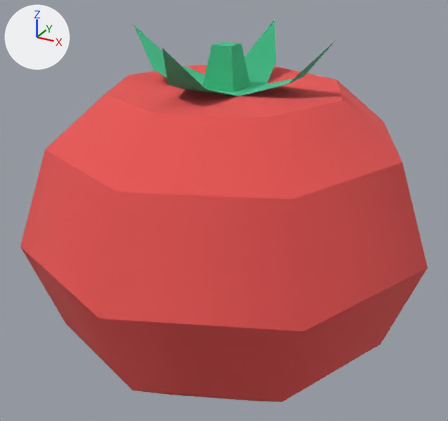
Before and after pictures for a commit that changed the glTF model public/assets/models/food/tomato.GLB.
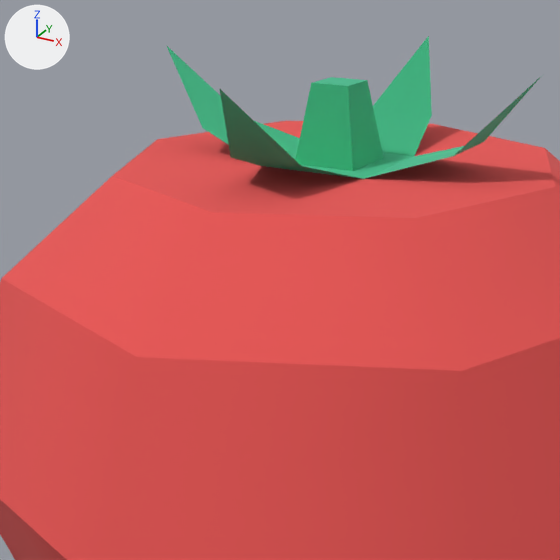
Each version is shown whole from a 50 mm camera at (0.1163, -0.2136, 0.1701) aimed at (0.0001, -0.0022, 0.0644), then close up on the part from 10% to 77% of the width and 0% to 72% of the height. Lighting does not change. The marker at upper left points along +X, +Y and +Z. Vertices at the same position are counted once.

The scene before the commit, as lines of its bpy script (objects in view):
```python
me_mesh_tomato_007 = bpy.data.meshes.new('Mesh tomato.007')
me_mesh_tomato_007.from_pydata(...)  # 64 vertices, 112 faces; spans x -0.085..0.085, y -0.085..0.085, z 0.0..0.138
# faces by material slot: [82, 30]
me_mesh_tomato_007.materials.append(mat_red_086)  # red #e85553
me_mesh_tomato_007.materials.append(mat_green_134)  # green #6adbb2
ob_tomato_002 = bpy.data.objects.new('tomato.002', me_mesh_tomato_007)
ob_tomato_002.location = (0.0, 0.0, 0.0)
```
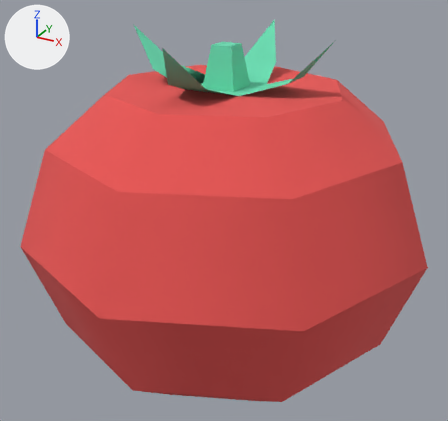
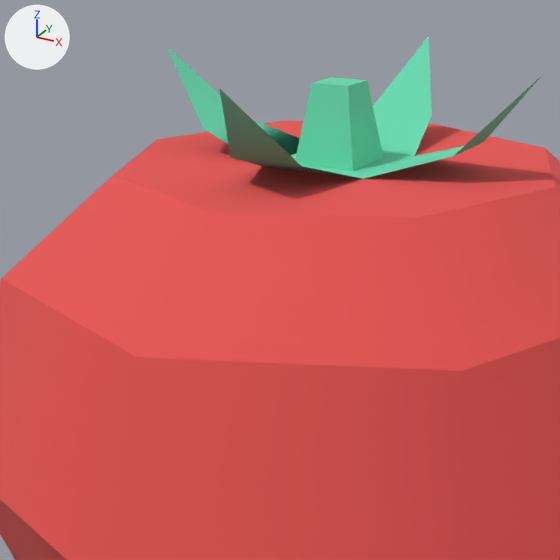
The newer file is also turned or shifted as a whole; pictures and numbers use the older file's frame.

Edits to the bpy script that builds the scene:
```text
Add mat_green_176:
    mat_green_176 = principled_material('green.176')
    mat_green_176.base_color = (0.145, 0.708, 0.443)  # green #6adbb2
    mat_green_176.roughness = 1.0
Change me_mesh_tomato_007:
    where me_mesh_tomato_007.from_pydata(...)  # 64 vertices, 112 faces; spans x -0.085..0.085, y -0.085..0.085, z 0.0..0.138
    used by ob_tomato_002; location = (0.0, 0.0, 0.0)
    me_mesh_tomato_007 part 1: 5 of the faces centred in x -0.019..0.005, y -0.009..0.011, z 0.117..0.128 are now shaded smooth
    remove me_mesh_tomato_007.materials.append(mat_green_134)  # green #6adbb2
    add me_mesh_tomato_007.materials.append(mat_green_176)  # green #6adbb2
```

Boxes [x1, y1, x2, y2] around the edits, measured in the close-ups (560 x 560 px):
'tomato.002', recoloured, shading changed
    both: [166, 36, 534, 181]
part 1 of me_mesh_tomato_007, shading changed
    both: [213, 80, 383, 211]
